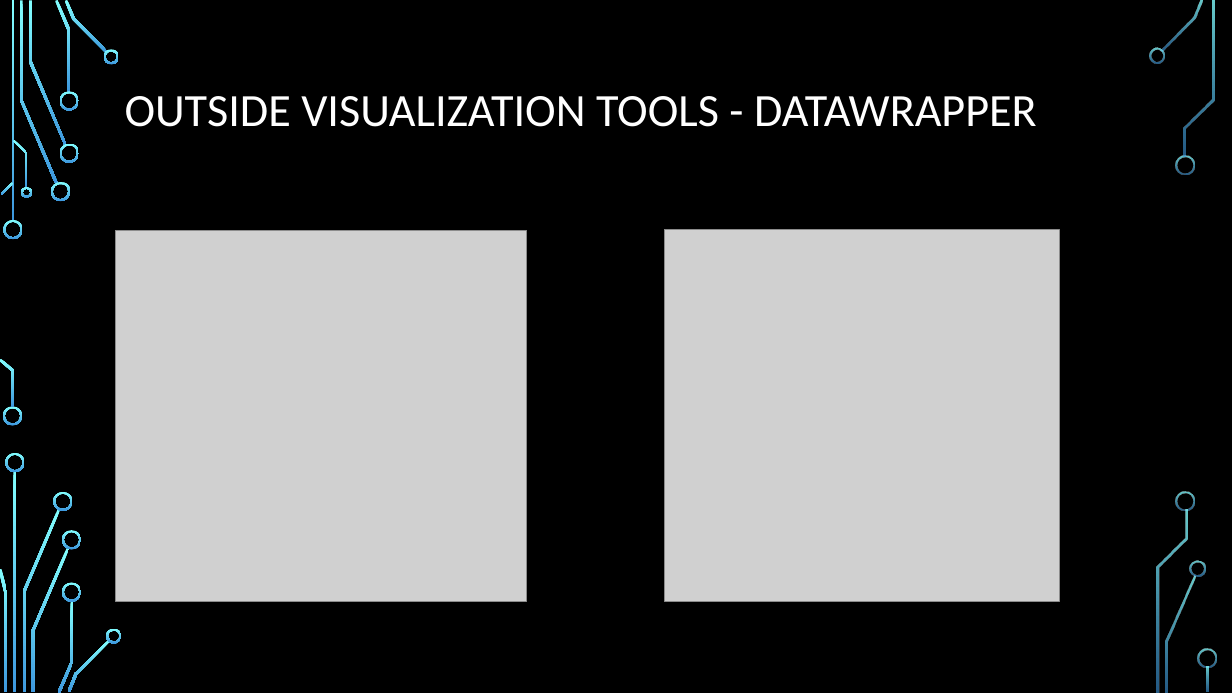
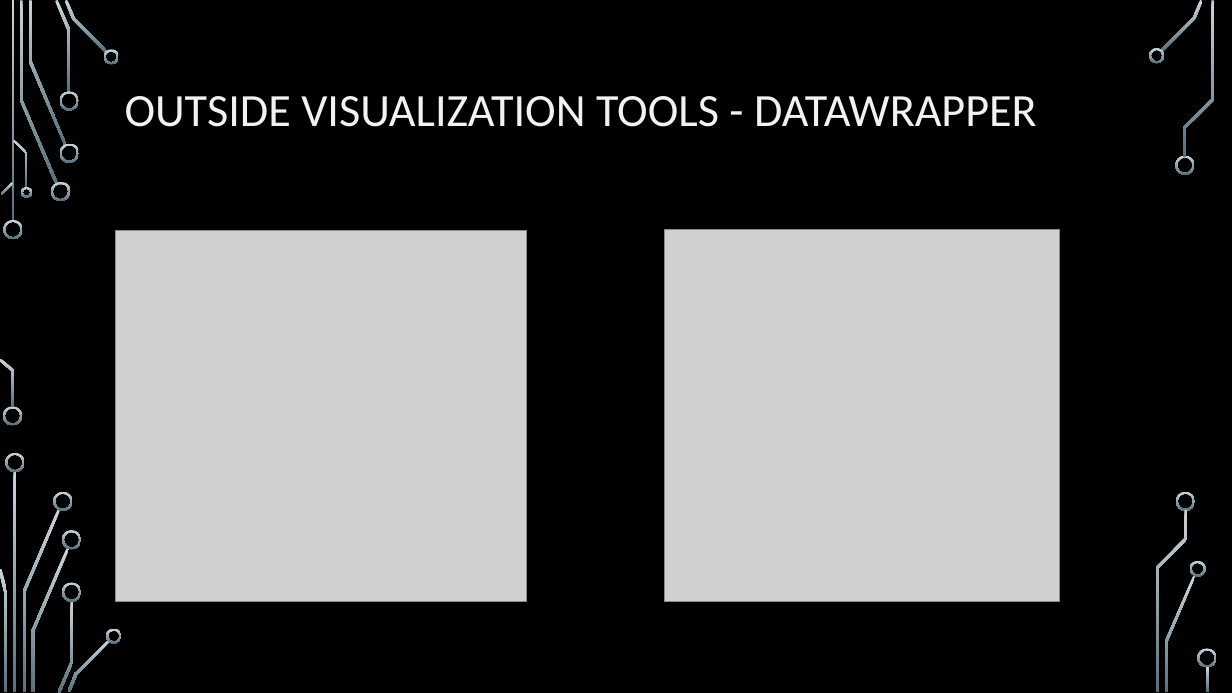
Before and after one commit to EmpressBelless/AppleDataSet, a slide deck: slide 7 of AppleApps2017.pptx (slide 10 before the commit). Drawn at 1232x693 pixels with LibreOffice and Linux fonts; fonts in the diff are those of the drawing; grey boxes stand for pictures; background and template pictures are left out. Boxes give left, top, right and bottom in pixels: in the first picture for what was removed or moved away, otherwise in the second. Text is boxed around its words. In the diff, an @@ line names an element or a change of style, - is before the commit and + after.

```diff
--- a/AppleApps2017.pptx
+++ b/AppleApps2017.pptx
@@ fill gradient #82FFFF to #3D97DE to gradient #CAD5DA to #56707C in 36 elements at box(4, 220, 23, 239), box(3, 407, 22, 426), box(20, 1, 57, 184), box(51, 182, 70, 201), box(29, 1, 66, 145), box(55, 0, 71, 92), box(59, 143, 79, 163), box(59, 91, 79, 111), box(65, 0, 107, 54), box(104, 49, 120, 64), box(1, 182, 14, 195), box(0, 359, 14, 408), box(13, 140, 28, 188), box(20, 187, 31, 198), box(14, 471, 17, 692), box(22, 509, 59, 691), box(6, 453, 25, 472), box(0, 568, 6, 691), box(54, 492, 73, 511), box(31, 548, 69, 692), box(57, 601, 73, 693), box(62, 531, 81, 550), box(62, 582, 81, 602), box(67, 640, 110, 692), box(106, 628, 122, 643), box(1161, 0, 1203, 52), box(1149, 48, 1165, 64), box(1176, 155, 1195, 175), box(1165, 576, 1196, 692), box(1190, 561, 1206, 577), box(1184, 1, 1214, 157), box(1177, 492, 1196, 511), box(1156, 510, 1188, 692), box(1198, 649, 1217, 668), box(1207, 666, 1210, 692), box(11, 1, 14, 222) @@
@@ title "OUTSIDE VISUALIZATION TOOLS - DATAWRAPPER" at box(125, 96, 1037, 127): text colour #FFFFFF to #F2F2F2 @@
```
Also in this commit, not shown: 6 other slides changed, 4 slides added, 10 slides removed, 8 other files.
